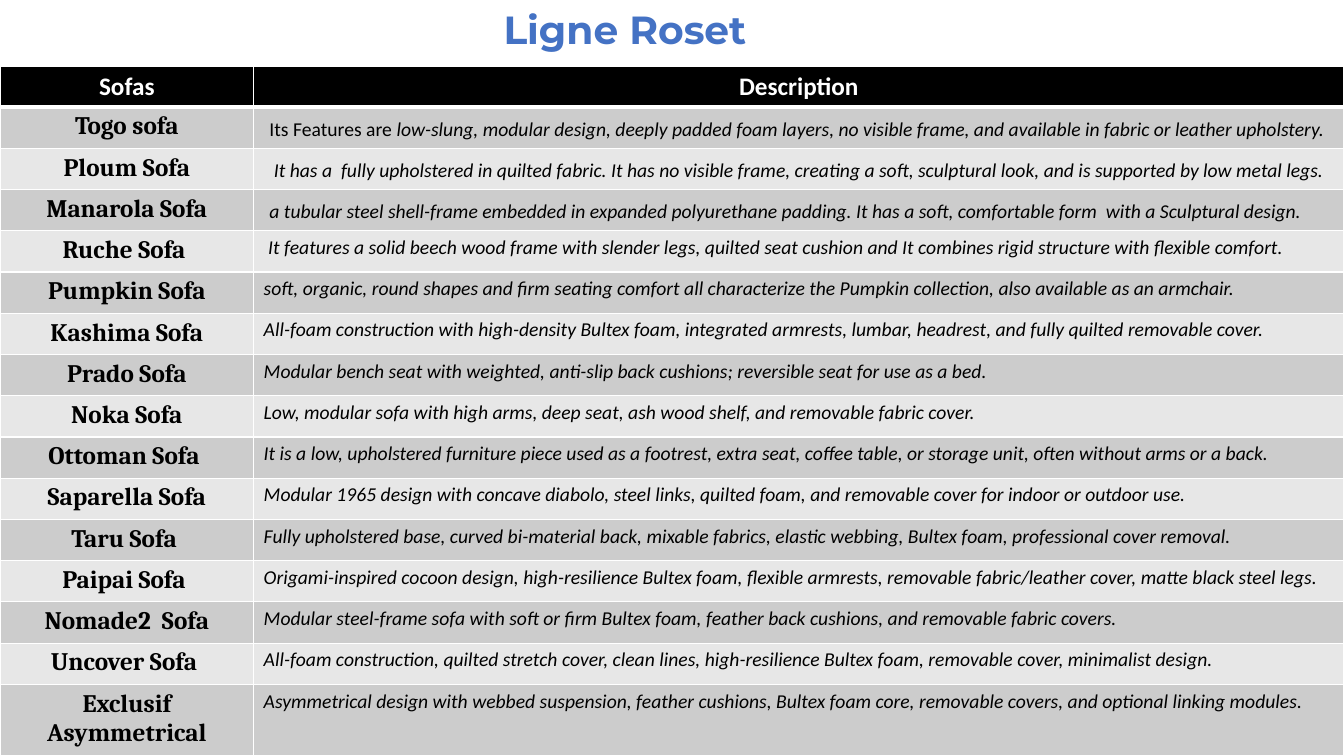
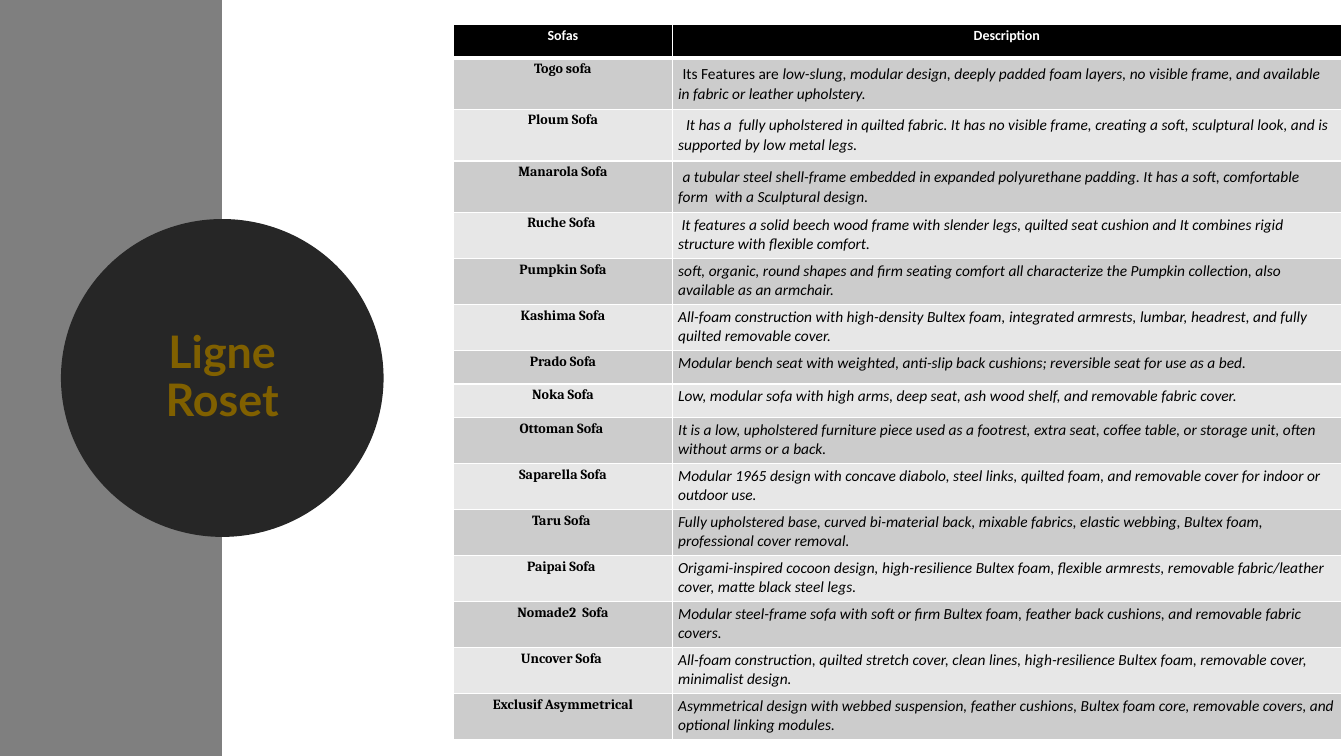
Before and after one commit to arifjunaid039/Oxford-sofas, a slide deck: slide 7 of Presentation/Oxford sofas ppt.pptx. Drawn at 1344x756 pixels with LibreOffice and Linux fonts; fonts in the diff are those of the drawing. Boxes give left, top, right and bottom in pixels: in the first picture for what was removed or moved away, otherwise in the second. Text is boxed around its words. In the diff, an @@ line names an element or a change of style, - is before the commit and + after.

```diff
--- a/Presentation/Oxford sofas ppt.pptx
+++ b/Presentation/Oxford sofas ppt.pptx
@@ rectangle added at (0,0,222,756), fill #7F7F7F @@
@@ table at (454,24,1342,740) @@
@@ size 18 to 10 pt in "Sofas", "Description", "Togo sofa", "Ploum Sofa" and 13 more places @@
@@ size 14 to 11 pt in "Its Features are low-slung, modular design, deeply ...", "It has a fully upholstered in quilted ...", "a tubular steel shell-frame embedded in expanded ...", "It features a solid beech wood frame ..." and 11 more places @@
@@ table: place and size @@
-table at (0,67,1344,756)
+table at (454,24,1342,740)
@@ ellipse "Ligne Roset": place and size @@
-ellipse "Ligne Roset" at (504,13,746,52)
+ellipse "Ligne Roset" at (71,229,374,527)
@@ ellipse "Ligne Roset" at (71,229,374,527): size 28 to 32 pt, font Montserrat to Lato, text colour gradient #203864 to #4472C4 to #8FAADC to #806000; line spacing 1 to 0.9; more space between paragraphs; vertical alignment top to middle; fill none to #262626; outline none to #262626 13.75 pt @@
```
Also in this commit, not shown: 6 other slides changed, 11 other files.
